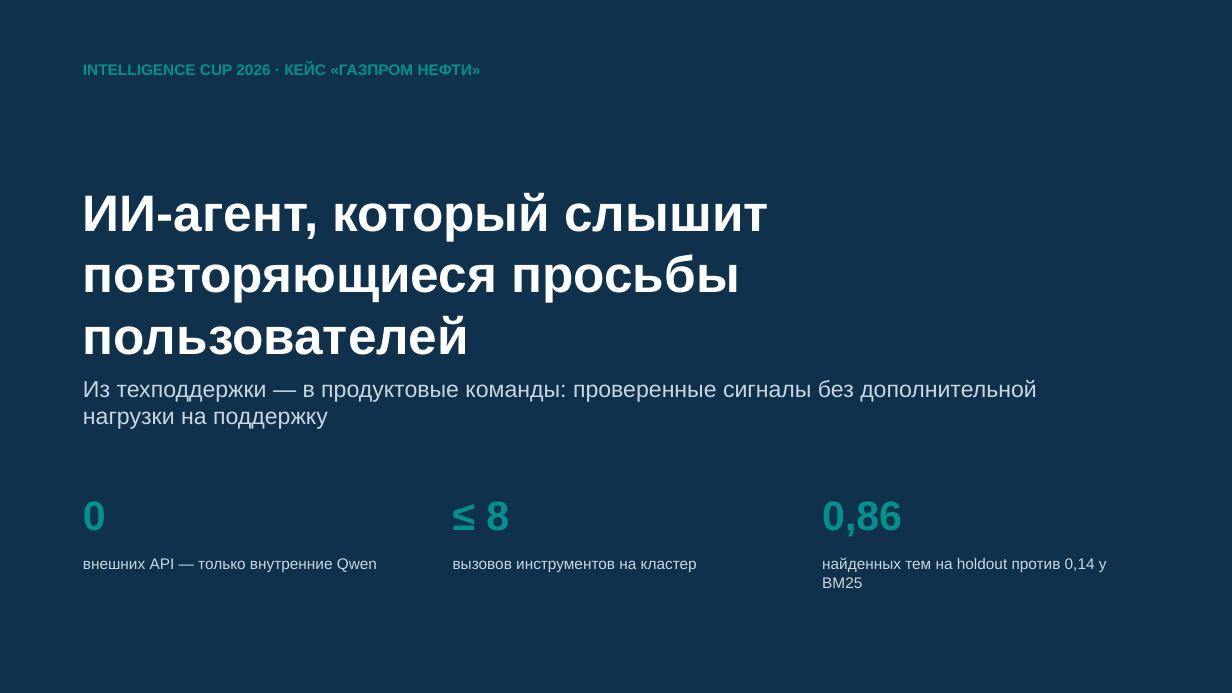
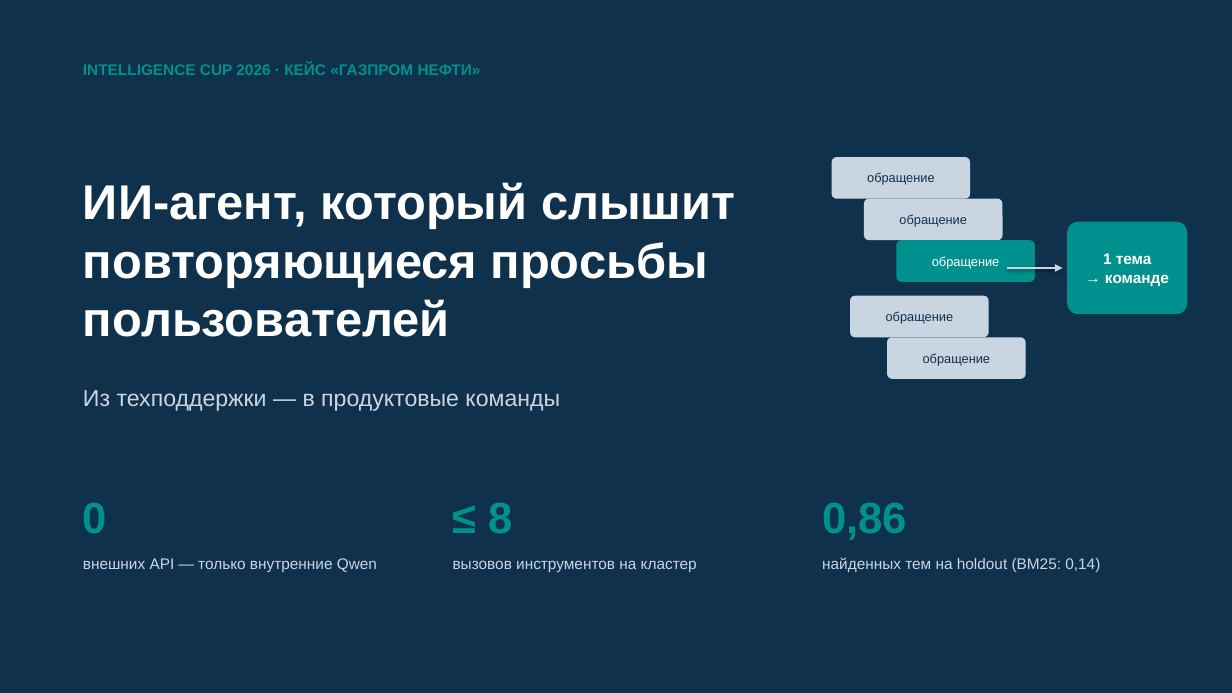
Before and after one commit to Gnod-do/ticket-triage-agent, a slide deck: slide 1 of dist/Презентация.pptx. Drawn at 1232x693 pixels with LibreOffice and Linux fonts; fonts in the diff are those of the drawing. Boxes give left, top, right and bottom in pixels: in the first picture for what was removed or moved away, otherwise in the second. Text is boxed around its words. In the diff, an @@ line names an element or a change of style, - is before the commit and + after.

```diff
--- a/dist/Презентация.pptx
+++ b/dist/Презентация.pptx
@@ text "ИИ-агент, который слышит": place and size @@
-text "ИИ-агент, который слышит" at bbox=[83, 192, 768, 355]
+text "ИИ-агент, который слышит" at bbox=[83, 182, 735, 337]
@@ rounded rectangle added at bbox=[832, 157, 970, 199], fill #C9D6E2, 10 pt, text #10314C @@
+обращение
@@ text at bbox=[83, 182, 735, 228]: size 40 to 38 pt in "ИИ-агент, который слышит" @@
@@ rounded rectangle added at bbox=[864, 199, 1003, 240], fill #C9D6E2, 10 pt, text #10314C @@
+обращение
@@ rounded rectangle added at bbox=[1067, 222, 1188, 314], fill #00918F, 12 pt, text #FFFFFF, bold @@
+1 тема
+→ команде
@@ text at bbox=[83, 242, 708, 337]: text changed; size 40 to 38 pt @@
-повторяющиеся просьбы пользователей
+повторяющиеся просьбы
+пользователей
@@ rounded rectangle added at bbox=[897, 240, 1035, 282], fill #00918F, 10 pt, text #FFFFFF @@
+обращение
@@ arrow added from (1007, 268) to (1063, 268), #C9D6E2 2 pt @@
@@ rounded rectangle added at bbox=[850, 296, 989, 337], fill #C9D6E2, 10 pt, text #10314C @@
+обращение
@@ rounded rectangle added at bbox=[887, 337, 1026, 379], fill #C9D6E2, 10 pt, text #10314C @@
+обращение
@@ text at bbox=[83, 390, 560, 411]: text changed @@
-Из техподдержки — в продуктовые команды: проверенные сигналы без дополнительной нагрузки на поддержку
+Из техподдержки — в продуктовые команды
@@ size 32 to 34 pt in 3 elements at bbox=[83, 503, 107, 533], bbox=[489, 502, 513, 533], bbox=[822, 502, 907, 540] @@
@@ text at bbox=[822, 557, 1100, 572]: text changed @@
-найденных тем на holdout против 0,14 у BM25
+найденных тем на holdout (BM25: 0,14)
```
Also in this commit, not shown: 9 other slides changed, 3 other files.
